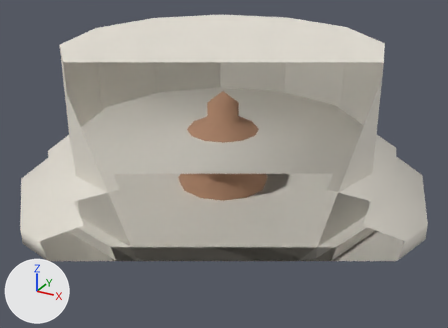
Renders of the glTF model heavy/world/models/fleet-deepmal.glb from each side of a commit.
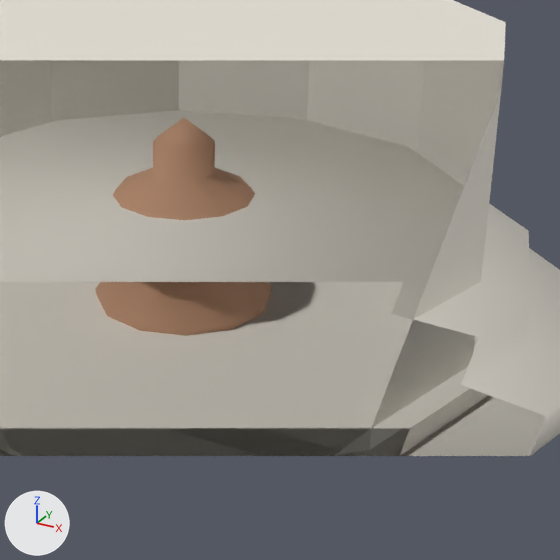
Each version is shown whole from a 50 mm lens placed at (1.837, -3.327, 1.859), pointed at (0.06, -0.095, 0.243), then close up on the part from 29% to 92% of the width and 10% to 96% of the height. Arrows for +X, +Y and +Z are at lower left; the lights stay in place. The last two pictures show the newer version. Everything nearer to the camera than a plane just in front of the edit is cut away.

Objects in the first close-up: 'BasePlinth', 'Finial', 'TierCollar', 'TowerRing'.
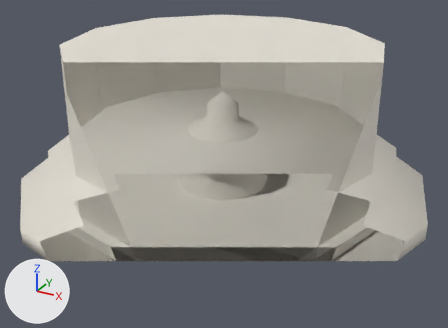
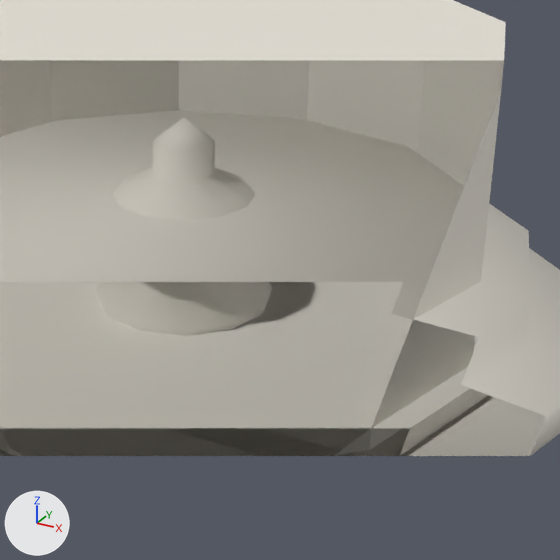
Edits to the bpy script that builds the scene:
```text
Change me_finial:
    where me_finial.from_pydata(...)  # 86 vertices, 168 faces; spans x -0.3..0.3, y -0.3..0.3, z 0.0..0.7
    remove me_finial.materials.append(mat_mat_clay)  # brown #c59779
    add me_finial.materials.append(mat_mat_palestone)  # white #e7e2d7
```

Boxes (x1, y1, x2, y2) around the edits, measured in the close-ups (560 x 560 px):
'Finial', recoloured (brown to white): (95, 118, 273, 336) in both
